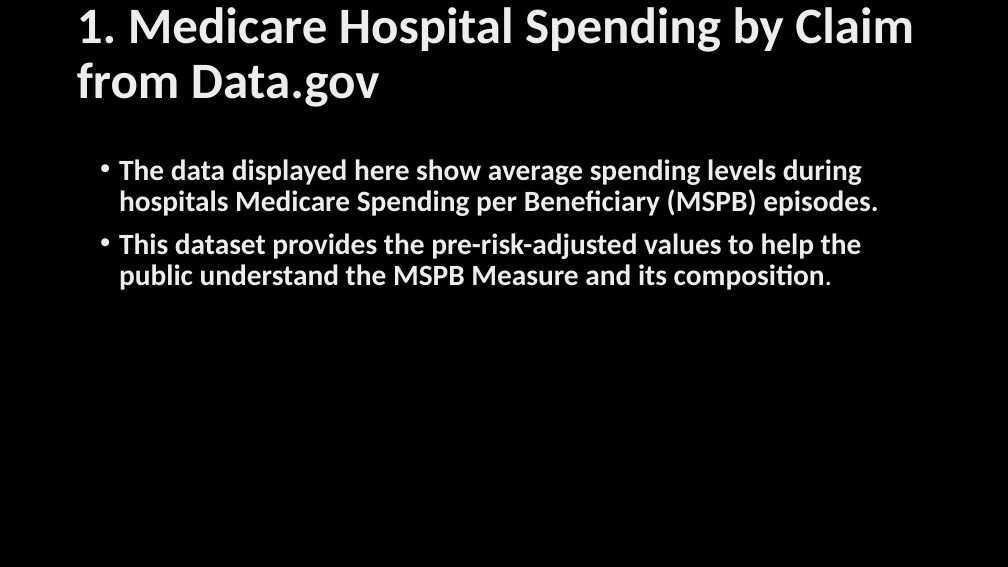
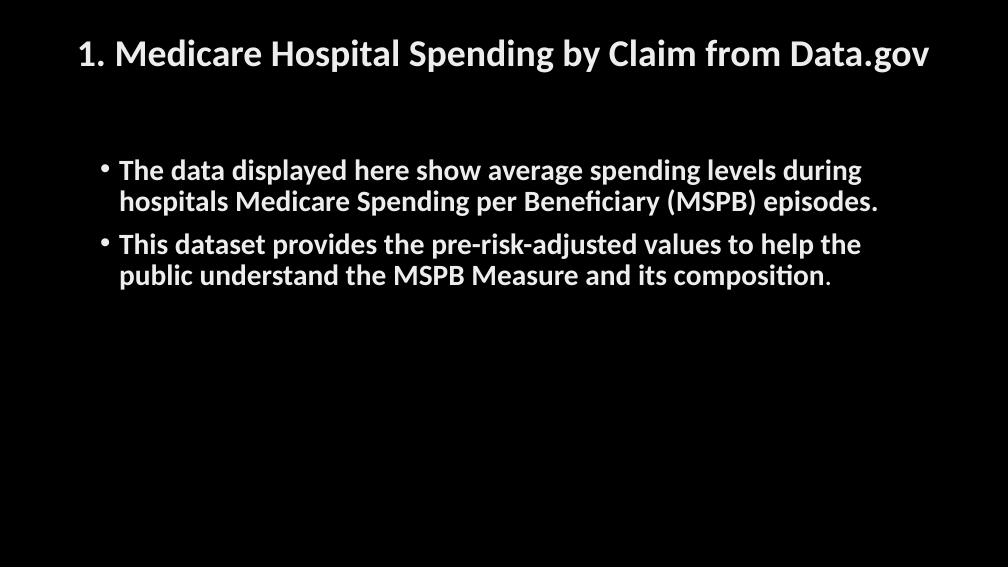
Before and after one commit to GWDataProject/Project-1, a slide deck: slide 3 of 11-14-17 Final Project_1_presentation.pptx. Drawn at 1008x567 pixels with LibreOffice and Linux fonts; fonts in the diff are those of the drawing; background and template pictures are left out. Boxes give left, top, right and bottom in pixels: in the first picture for what was removed or moved away, otherwise in the second. Text is boxed around its words. In the diff, an @@ line names an element or a change of style, - is before the commit and + after.

```diff
--- a/11-14-17 Final Project_1_presentation.pptx
+++ b/11-14-17 Final Project_1_presentation.pptx
@@ title "1. Medicare Hospital Spending by ..." at (77,39,930,73): size 48.6 to 36 pt @@
```
Also in this commit, not shown: 6 other slides changed.
